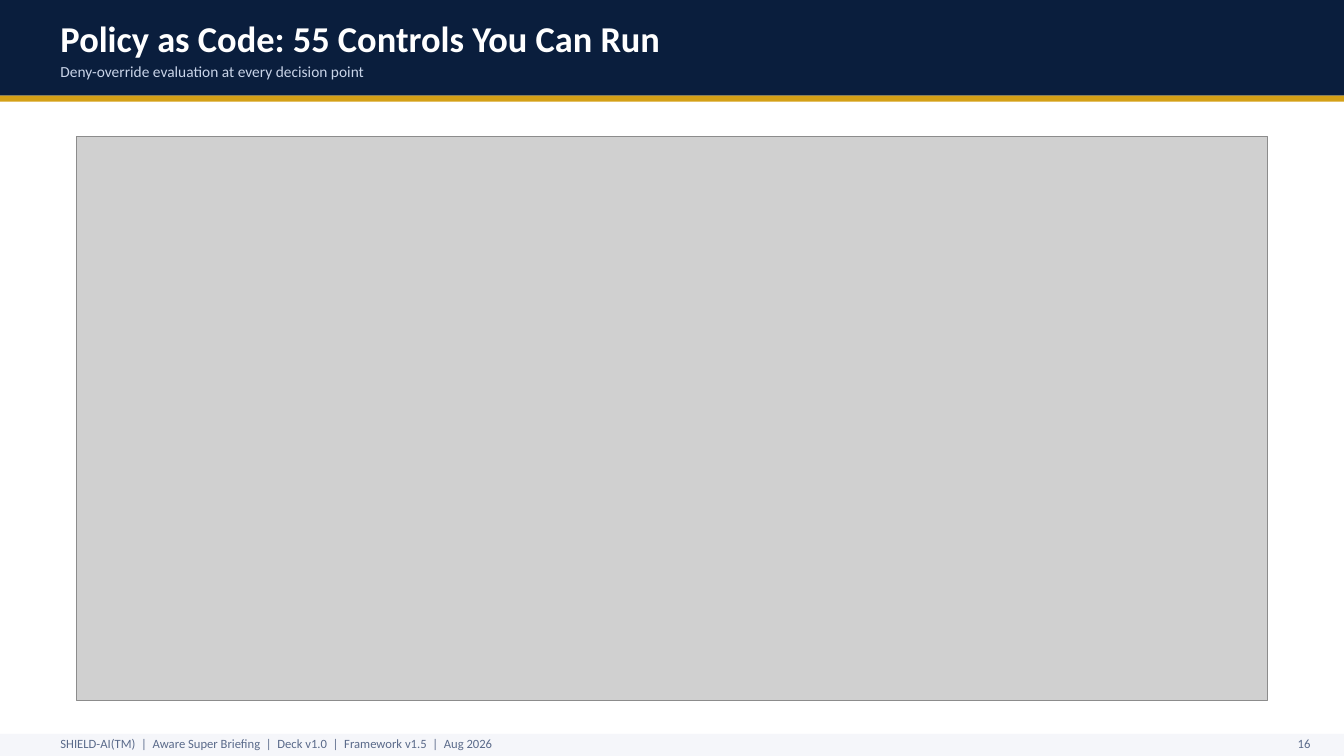
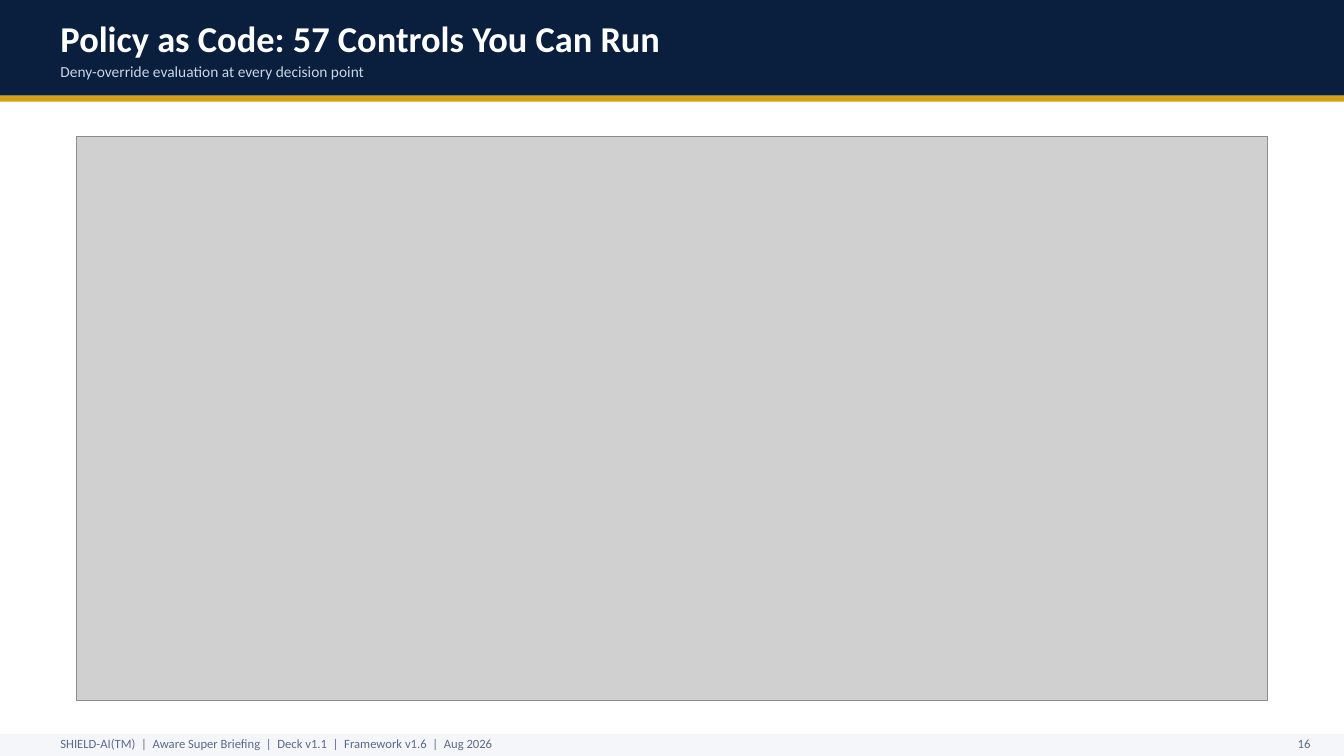
Before and after one commit to monch1962/shield-ai, a slide deck: slide 17 of client-specific/aware-super/shield-ai-deck-aware-super.pptx. Drawn at 1344x756 pixels with LibreOffice and Linux fonts; fonts in the diff are those of the drawing; grey boxes stand for pictures. Boxes give left, top, right and bottom in pixels: in the first picture for what was removed or moved away, otherwise in the second. Text is boxed around its words. In the diff, an @@ line names an element or a change of style, - is before the commit and + after.

Commit message:
Complete v1.6 weekly cycle delivery: decks, builds, verification, humanisation
- Deck HTML footers bumped v1.5 -> v1.6 across business, buyers-journey-bridge,
  and technical decks; control counts 55 -> 57; incident counts 25 -> 32;
  deck PDFs regenerated (14/7/27 slides)
- Client decks rebuilt to framework v1.6: defence v1.2 -> v1.3, aware-super
  v1.0 -> v1.1 (MS-10/TP-11 pillar bullets, evidence slides refreshed,
  footers/manifests/framework_version updated); VERSIONS.md rows added
- tools/build_docs.sh run; pypdf/EPUB verification confirms MS-10, TP-11,
  v1.6, G20/G21, and list rendering in all outputs
- Paragraph-adjacent list spacing scan: 0 real junctions repo-wide
- Humanizer pass on gap-analysis report prose (exec summary + v1.6 narrative);
  data/controls/severities untouched
- New Rego stubs for MS-10 and TP-11 (57 total) + sweep helper scripts

```diff
--- a/client-specific/aware-super/shield-ai-deck-aware-super.pptx
+++ b/client-specific/aware-super/shield-ai-deck-aware-super.pptx
@@ text at box(60, 26, 661, 58): text changed @@
-Policy as Code: 55 Controls You Can Run
+Policy as Code: 57 Controls You Can Run
@@ text at box(60, 739, 493, 750): text changed @@
-SHIELD-AI(TM) | Aware Super Briefing | Deck v1.0 | Framework v1.5 | Aug 2026
+SHIELD-AI(TM) | Aware Super Briefing | Deck v1.1 | Framework v1.6 | Aug 2026
```
Also in this commit, not shown: 23 other slides changed, 39 other files.
